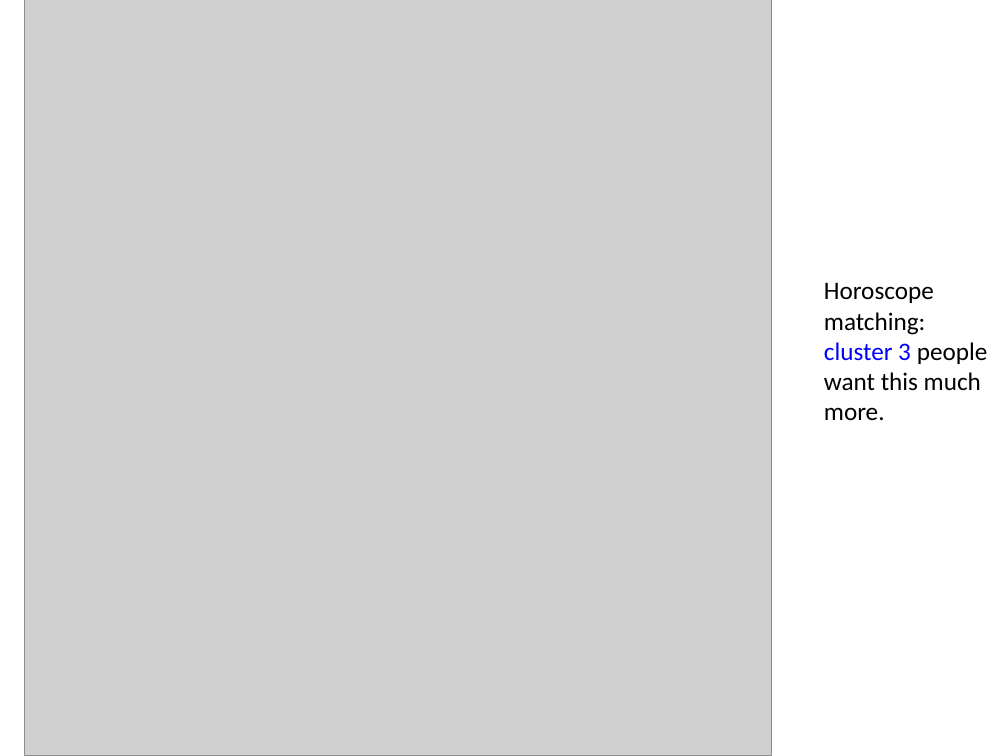
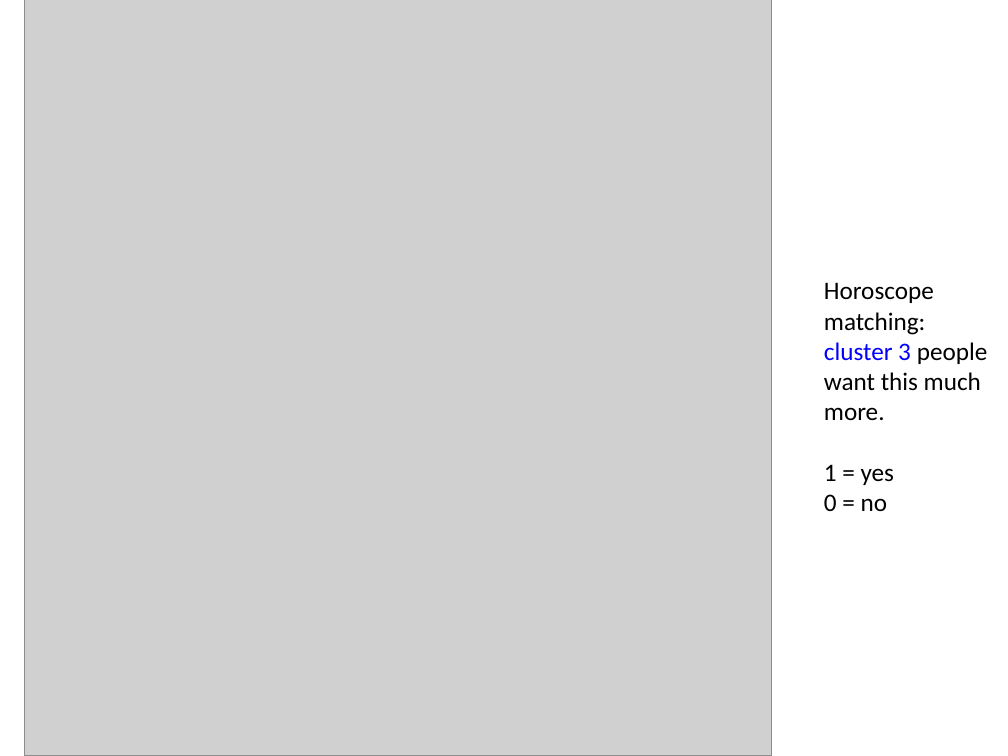
Before and after one commit to deadofied/ac299r, a slide deck: slide 7 of presentations/kmeans_clustering.pptx (slide 8 before the commit). Drawn at 1008x756 pixels with LibreOffice and Linux fonts; fonts in the diff are those of the drawing; grey boxes stand for pictures. Boxes give left, top, right and bottom in pixels: in the first picture for what was removed or moved away, otherwise in the second. Text is boxed around its words. In the diff, an @@ line names an element or a change of style, - is before the commit and + after.

```diff
--- a/presentations/kmeans_clustering.pptx
+++ b/presentations/kmeans_clustering.pptx
@@ text at [824,464,894,511]: paragraphs added @@
+1 = yes
+0 = no
```
Also in this commit, not shown: 2 other slides changed, 13 slides added, 14 slides removed, 4 other files.
